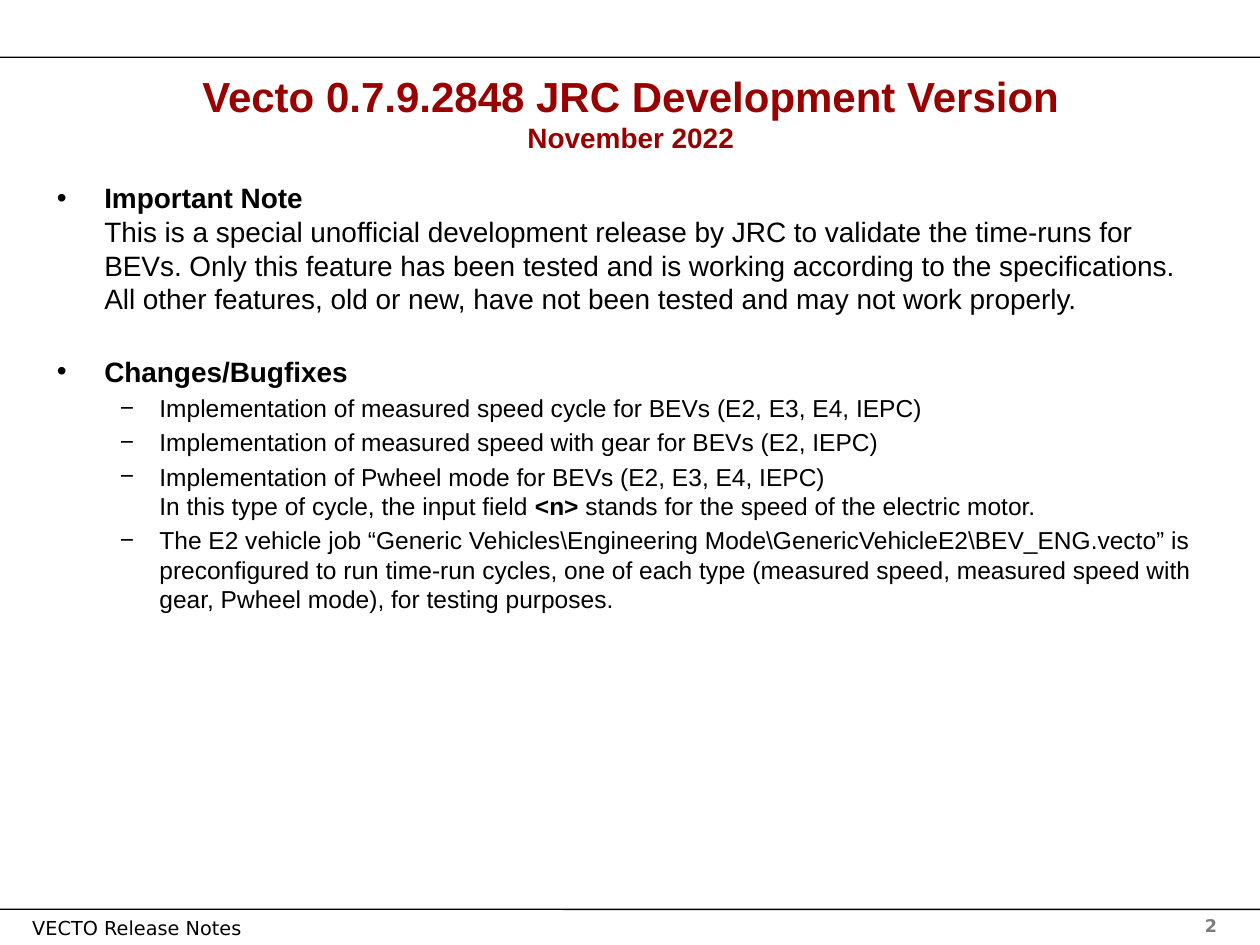
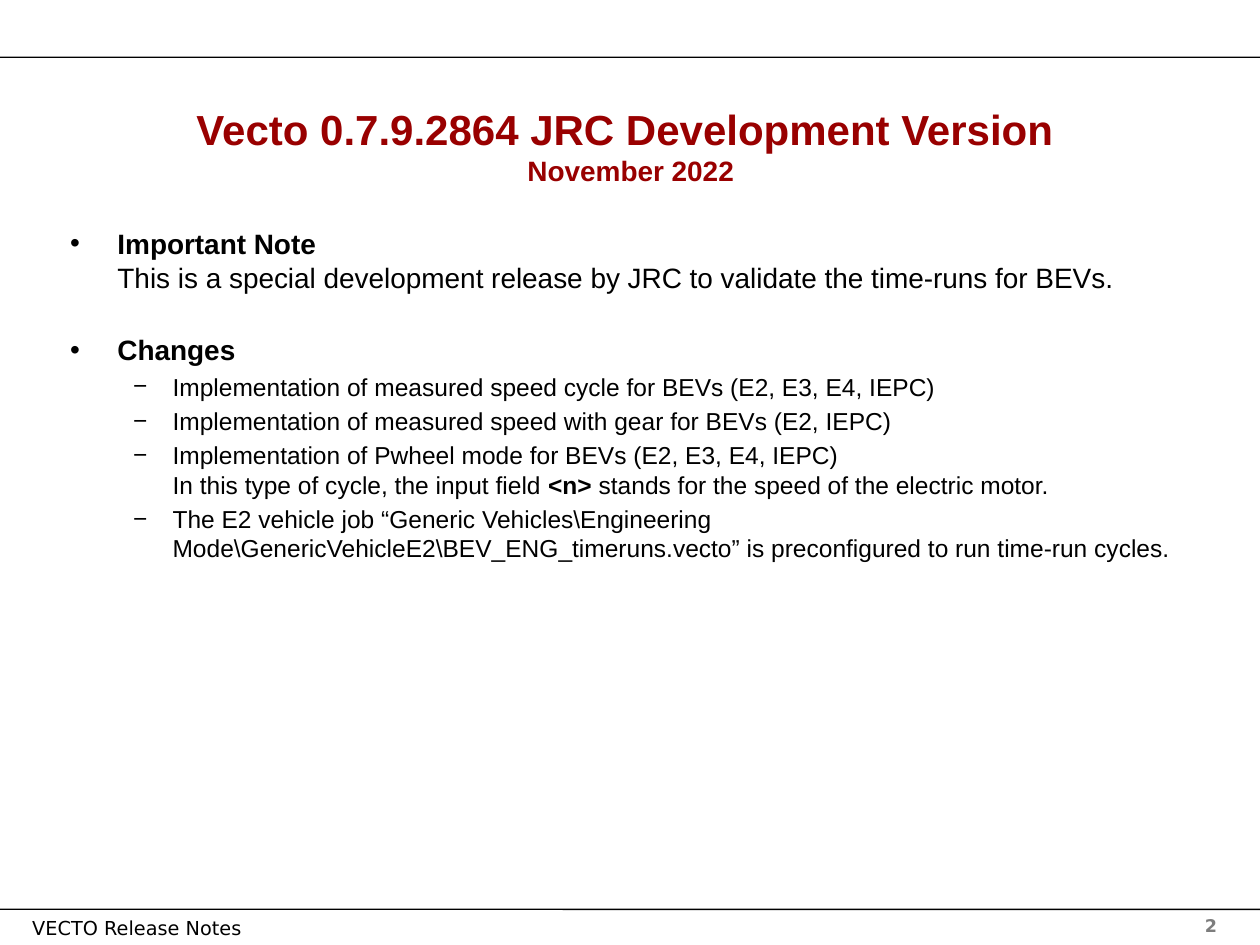
Before and after one commit to tanawadeatharva/BharatVECTO, a slide deck: slide 2 of Documentation/User Manual Source/Release Notes Vecto3.x.pptx. Drawn at 1260x945 pixels with LibreOffice and Linux fonts; fonts in the diff are those of the drawing; background and template pictures are left out. Boxes give left, top, right and bottom in pixels: in the first picture for what was removed or moved away, otherwise in the second. Text is boxed around its words. In the diff, an @@ line names an element or a change of style, - is before the commit and + after.

```diff
--- a/Documentation/User Manual Source/Release Notes Vecto3.x.pptx
+++ b/Documentation/User Manual Source/Release Notes Vecto3.x.pptx
@@ title at bbox=[196, 114, 1053, 182]: text changed @@
-Vecto 0.7.9.2848 JRC Development Version
-November 2022
+Vecto 0.7.9.2864 JRC Development Version
+November 2022
@@ text "Important Note This is a ...": place and size @@
-text "Important Note This is a ..." at bbox=[104, 188, 1190, 613]
+text "Important Note This is a ..." at bbox=[117, 234, 1169, 562]
@@ text at bbox=[117, 234, 1113, 366]: text changed @@
-• Important Note
-  This is a special unofficial development release by JRC to validate the time-runs for BEVs. Only this feature has been tested and is working according to the specifications. All other features, old or new, have not been tested and may not work properly.
-• Changes/Bugfixes
+• Important Note
+  This is a special development release by JRC to validate the time-runs for BEVs.
+• Changes
@@ text at bbox=[173, 510, 1169, 562]: text changed @@
-  − The E2 vehicle job “Generic Vehicles\Engineering Mode\GenericVehicleE2\BEV_ENG.vecto” is preconfigured to run time-run cycles, one of each type (measured speed, measured speed with gear, Pwheel mode), for testing purposes.
+  − The E2 vehicle job “Generic Vehicles\Engineering Mode\GenericVehicleE2\BEV_ENG_timeruns.vecto” is preconfigured to run time-run cycles.
```
Also in this commit, not shown: 1 other slide changed, 3 other files.
